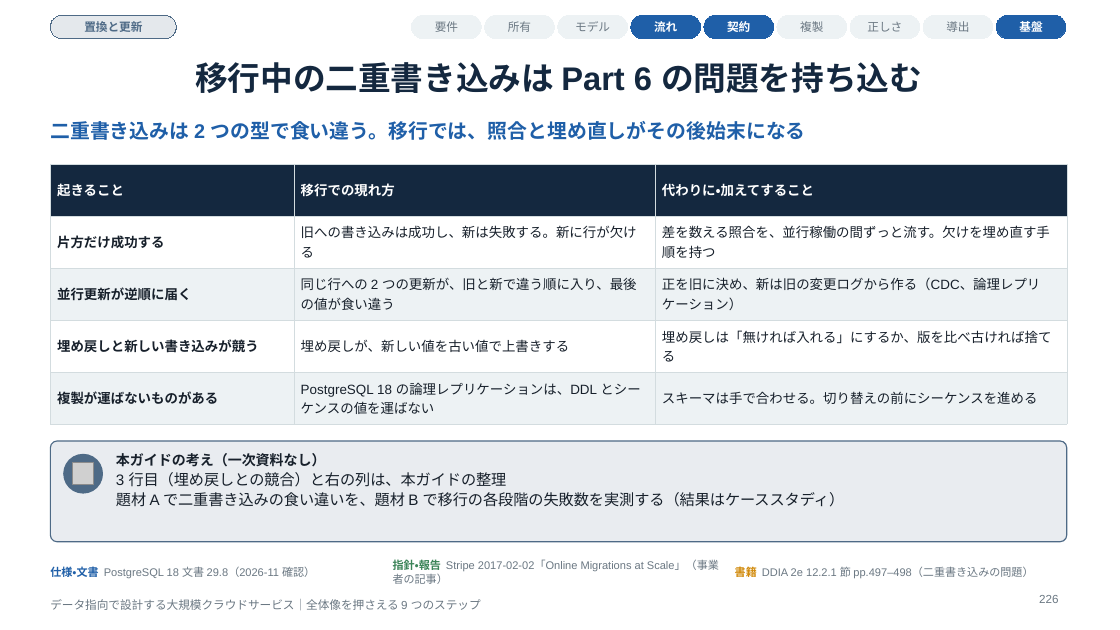
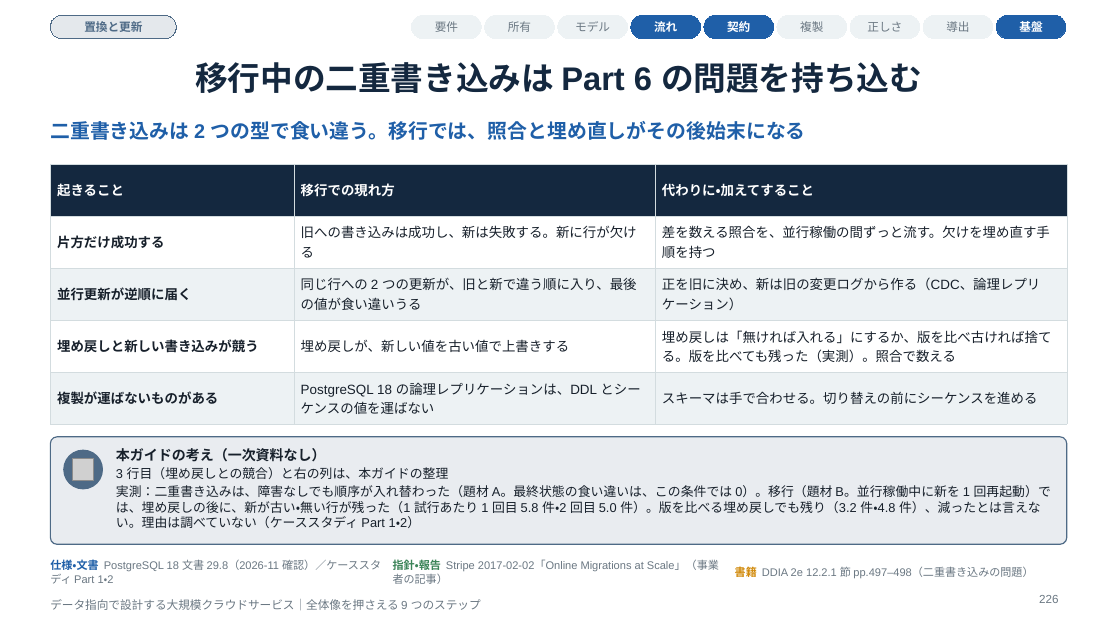
Before and after one commit to Takenori-Kusaka/data-intensive-design-guide, a slide deck: slide 226 of slides/data-intensive-design-guide.pptx. Drawn at 1120x630 pixels with LibreOffice and Linux fonts; fonts in the diff are those of the drawing; grey boxes stand for pictures. Boxes give left, top, right and bottom in pixels: in the first picture for what was removed or moved away, otherwise in the second. Text is boxed around its words. In the diff, an @@ line names an element or a change of style, - is before the commit and + after.

```diff
--- a/slides/data-intensive-design-guide.pptx
+++ b/slides/data-intensive-design-guide.pptx
@@ table at <box>50,164,1067,418</box> @@
-row 3, column 2: 同じ行への 2 つの更新が、旧と新で違う順に入り、最後の値が食い違う
+row 3, column 2: 同じ行への 2 つの更新が、旧と新で違う順に入り、最後の値が食い違いうる
-row 4, column 3: 埋め戻しは「無ければ入れる」にするか、版を比べ古ければ捨てる
+row 4, column 3: 埋め戻しは「無ければ入れる」にするか、版を比べ古ければ捨てる。版を比べても残った（実測）。照合で数える
@@ rounded rectangle: place and size @@
-rounded rectangle at <box>50,441,1067,542</box>
+rounded rectangle at <box>50,437,1067,544</box>
@@ rounded rectangle at <box>50,437,1067,544</box>: proportions changed @@
@@ ellipse: place and size @@
-ellipse at <box>64,455,103,493</box>
+ellipse at <box>64,450,103,489</box>
@@ picture: place and size @@
-picture at <box>72,463,94,485</box>
+picture at <box>72,459,94,481</box>
@@ text at <box>116,467,449,479</box>: size 13 to 11 pt in "3 行目（埋め戻しとの競合）と右の列は、本ガイドの整理" @@
@@ text at <box>116,485,1051,528</box>: text changed; size 13 to 11 pt @@
-題材 A で二重書き込みの食い違いを、題材 B で移行の各段階の失敗数を実測する（結果はケーススタディ）
+実測：二重書き込みは、障害なしでも順序が入れ替わった（題材 A。最終状態の食い違いは、この条件では 0）。移行（題材 B。並行稼働中に新を 1 回再起動）では、埋め戻しの後に、新が古い・無い行が残った（1 試行あたり 1 回目 5.8 件・2 回目 5.0 件）。版を比べる埋め戻しでも残り（3.2 件・4.8 件）、減ったとは言えない。理由は調べていない（ケーススタディ Part 1・2）
@@ text at <box>50,559,381,584</box>: text changed @@
-仕様・文書 PostgreSQL 18 文書 29.8（2026-11 確認）
+仕様・文書 PostgreSQL 18 文書 29.8（2026-11 確認）／ケーススタディ Part 1・2
```
Also in this commit, not shown: 48 other slides changed, 54 other files.
